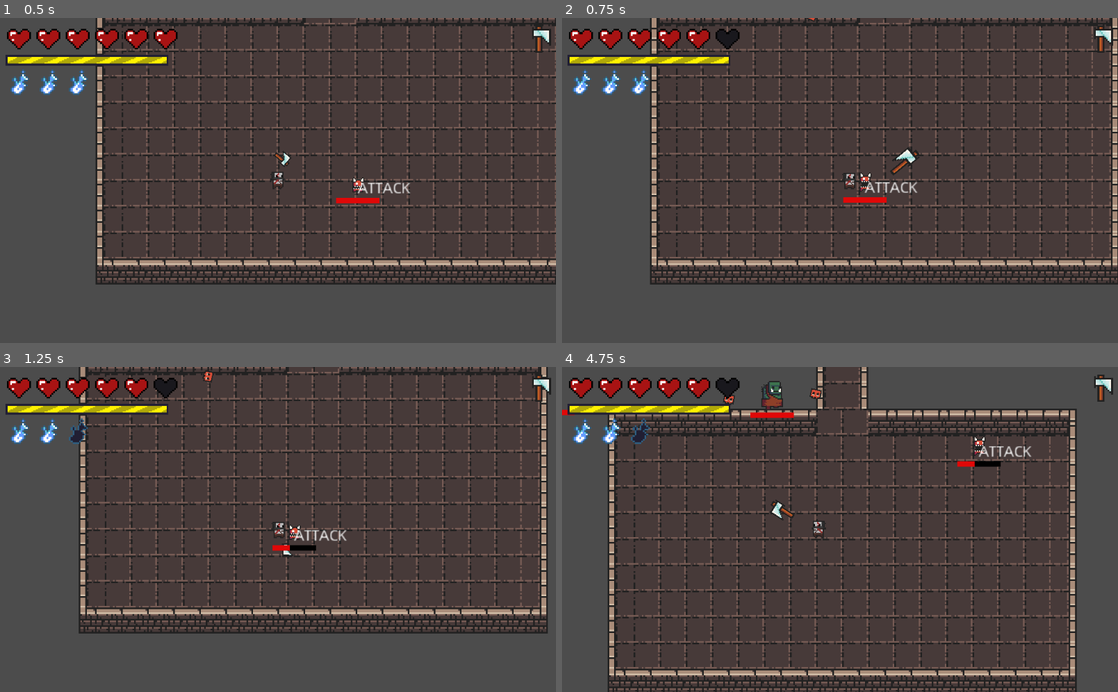
Above: before the commit, frames 1-4 (two rows, left to right).
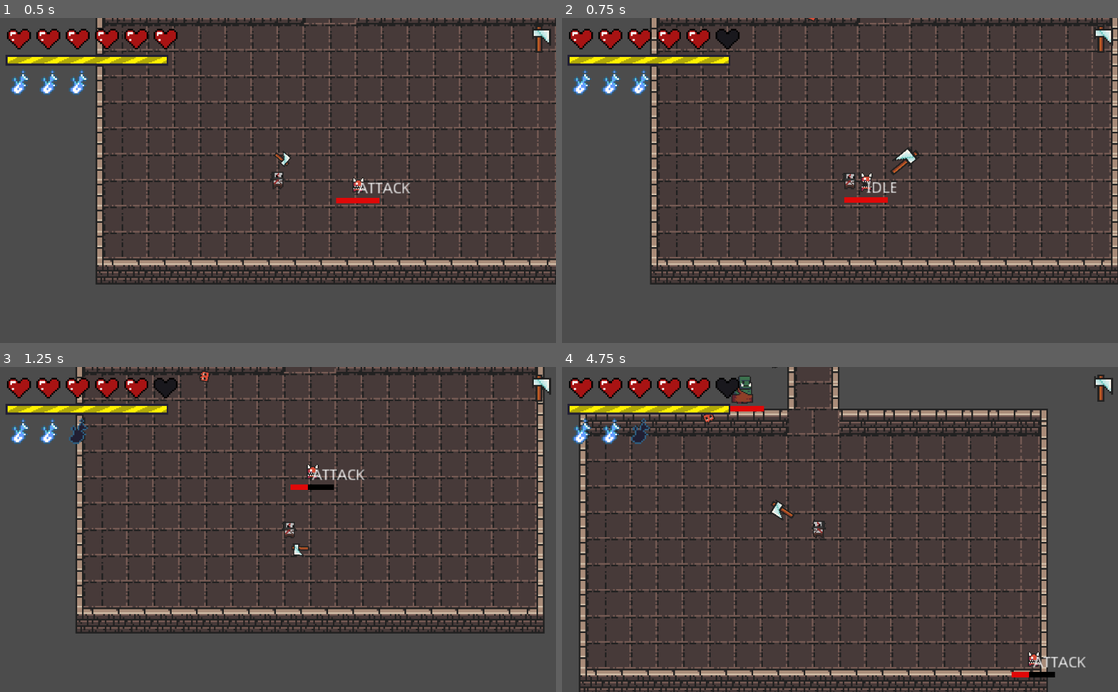
Above: after the commit, the same moments.

Repository: renzoventura/god-of-war
Game: Godot game, scene res://scenes/level/LEVELS/Level1.tscn
The game is run twice, just before and just after one commit, with the same random seed, the same clock (stepped at 60 frames per second) and the same inputs.
Inputs (mouse positions are in pixels of both pictures, inside the frame that each line leads up to):
- Up to frame 1 (0.5 s): no input
- Up to frame 2 (0.75 s): move the mouse to (962, 164) at 0.52 s; hold D (right) from 0.53 s (still down); click (962, 164) at 0.6 s
- Up to frame 3 (1.25 s): keep holding D (right)
- Up to frame 4 (4.75 s): move the mouse to (728, 545) at 1.27 s; release D (right) at 1.28 s; hold S (down) 1.28-2.03 s; click (728, 545) at 1.35 s; move the mouse to (895, 458) at 2.02 s; hold D (right) 2.03-2.78 s; tap Space (dash) at 2.1 s; click (895, 458) at 2.3 s; move the mouse to (812, 594) at 2.77 s; hold W (up) 2.78-3.53 s; right-click (812, 594) at 2.85 s; click (812, 594) at 3.05 s; move the mouse to (1006, 578) at 3.52 s; hold A (left) from 3.53 s (still down); click (1006, 578) at 3.6 s; move the mouse to (673, 480) at 4.27 s; click (673, 480) at 4.35 s

Frame 1 is identical in both runs. In frame 2, 0.3% of the frame differs, in the area x 50-64%, y 47-57%; in frame 3, 15%; in frame 4, 21%, in the area x 0-95%, y 0-100%.

Commit message:
Change direction when hitting tile or player

Diff:
--- a/scenes/enemy/BasherEnemy.gd
+++ b/scenes/enemy/BasherEnemy.gd
@@ -14,8 +14,15 @@
 var last_player_position;
 var player = null
 
+var is_bashing = false
+
+func _ready():
+	randomize()
+	isntanced_position = global_position;
+	healthText.text = generate_health_string()
+	set_up_health_bar()
+
 func attack_feature():
-	randomize()
 	bash_attack()
 
 func chase_player():
@@ -41,6 +48,9 @@
 func _on_AttackHitBox_body_entered(body):
 	if(body.name == "Player"):
 		print("HIT PLAYER")
+		player = get_tree().get_root().find_node("Player", true, false)
+		last_player_position = -player.position - self.position
+		state = IDLE
 	elif(body.name == "TileMap"):
 		print("HIT TILEMAP")
 		player = get_tree().get_root().find_node("Player", true, false)
